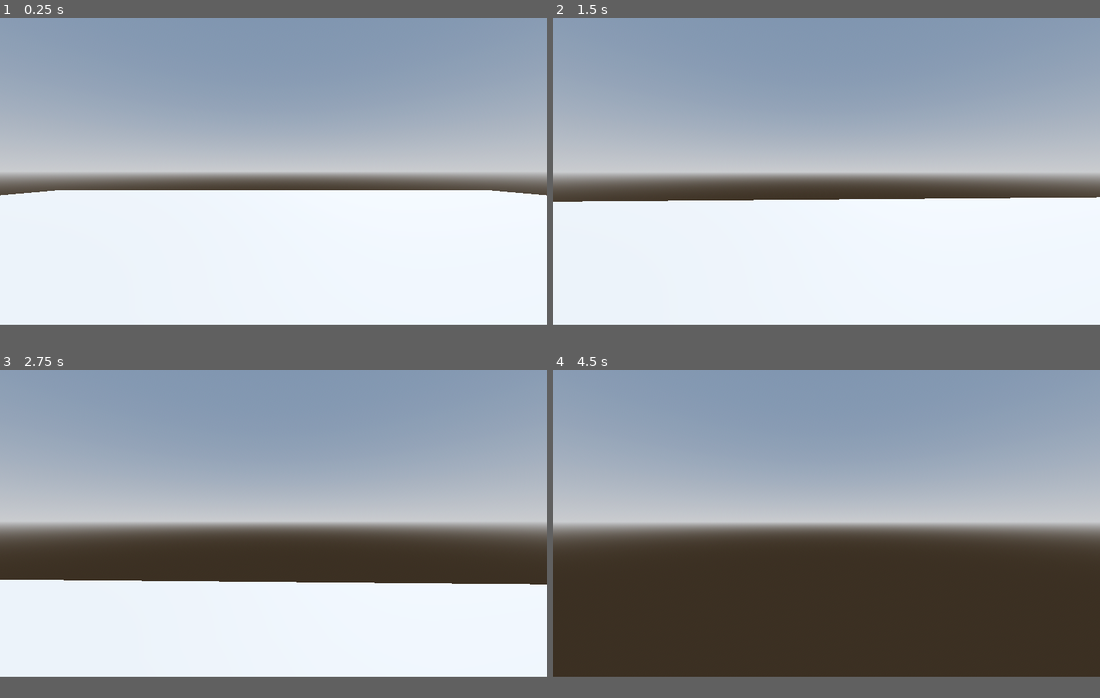
Above: before the commit, frames 1-4 (two rows, left to right).
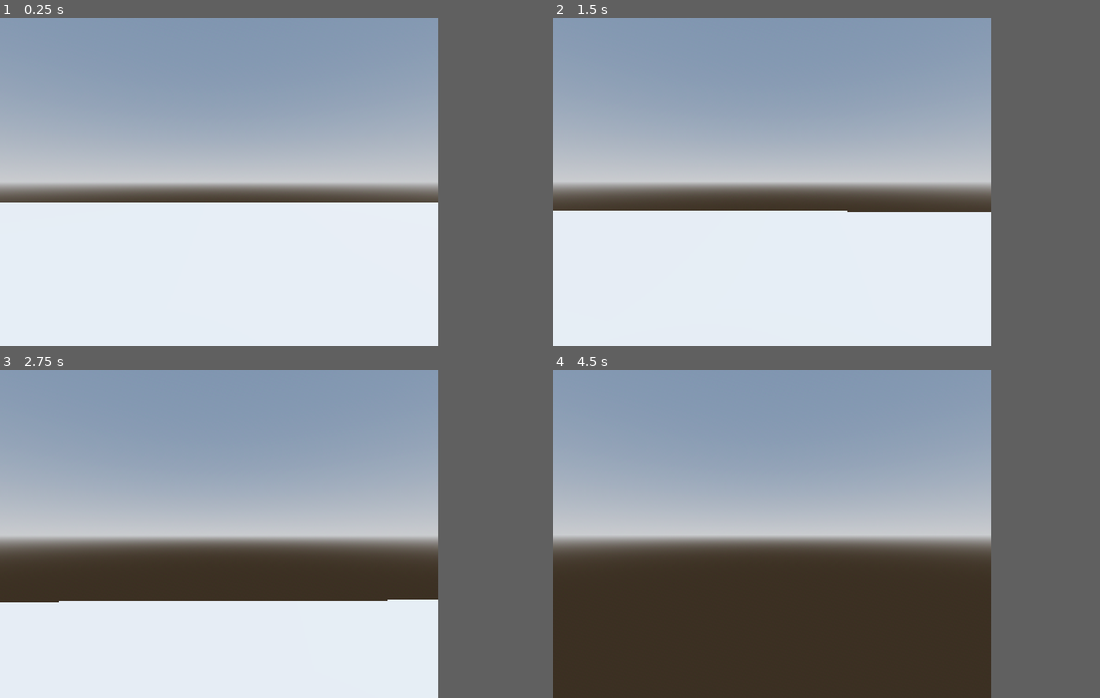
Above: after the commit, the same moments.

Repository: deepdass/horrorgame
Game: Godot game, scene res://Maps/Prototype.tscn
Same seed, same stepped clock (60 frames per second), same inputs: the game is played once before the commit and once after it.
Inputs (mouse positions are in pixels of both pictures, inside the frame that each line leads up to):
- Up to frame 1 (0.25 s): no input
- Up to frame 2 (1.5 s): tap Enter at 0.5 s; move the mouse to (853, 168) at 0.52 s; hold Shift (Sprint) 0.53-1.28 s; hold W (Forward) from 0.53 s (still down); tap Space (Jump) at 0.77, 1.25 s; move the mouse to (799, 172) at 1.27 s; tap Alt at 1.35 s
- Up to frame 3 (2.75 s): keep holding W (Forward); tap Space (Jump) at 1.52 s; tap Enter at 2 s; move the mouse to (284, 517) at 2.02 s; hold Shift (Sprint) from 2.03 s (still down)
- Up to frame 4 (4.5 s): keep holding W (Forward); move the mouse to (821, 527) at 2.77 s; release Shift (Sprint) at 2.78 s; tap Alt at 2.85, 4.35 s; tap Space (Jump) at 3.02, 3.77, 4.25 s; move the mouse to (864, 527) at 3.52 s; hold Shift (Sprint) 3.53-4.28 s; move the mouse to (782, 520) at 4.27 s
In our replay, the window is 799x449 before the commit and 640x480 after it. These sizes can differ from the game's own. Grey fills any space a smaller window leaves; there, only what the larger window draws over its background counts as a difference.

The runs differ from the first frame. In frame 1, 18% of the frame differs, in the area x 0-100%, y 0-57%; in frame 2, 19%; in frame 3, 25%, in the area x 0-100%, y 0-71%; in frame 4, 17%.

Commit message:
project setup

Diff:
--- a/Maps/Prototype.tscn
+++ b/Maps/Prototype.tscn
@@ -1,7 +1,10 @@
-[gd_scene load_steps=10 format=3 uid="uid://brc27vrw3vk6w"]
+[gd_scene load_steps=14 format=3 uid="uid://brc27vrw3vk6w"]
 
 [ext_resource type="Script" uid="uid://4g5aftkmv1ur" path="res://Scripts/player_movement.gd" id="1_dntxa"]
 [ext_resource type="Script" uid="uid://bhgekrt0ekwsg" path="res://Scripts/Player_camerarig.gd" id="2_nrr81"]
+[ext_resource type="PackedScene" uid="uid://0mgja4bkltcp" path="res://assets/3D/pyramid-head/source/Pyramid Head - Silent Hill 2.fbx" id="3_id74n"]
+[ext_resource type="Texture2D" uid="uid://dcnqtvue7y7o2" path="res://assets/3D/human/textures/DiffuseMap.png" id="4_ageuk"]
+[ext_resource type="ArrayMesh" uid="uid://bh658wc82a6me" path="res://assets/3D/human/source/Character.obj" id="5_hgj1k"]
 
 [sub_resource type="BoxMesh" id="BoxMesh_nrr81"]
 
@@ -26,12 +29,15 @@
 tonemap_mode = 2
 glow_enabled = true
 
+[sub_resource type="StandardMaterial3D" id="StandardMaterial3D_yi55j"]
+albedo_texture = ExtResource("4_ageuk")
+
 [node name="world" type="Node3D"]
 
 [node name="env" type="Node3D" parent="."]
 
 [node name="floor" type="CSGMesh3D" parent="env"]
-transform = Transform3D(43.790726, 0, 0, 0, 0.041186154, 0, 0, 0, 40.362144, 0, 0, 0)
+transform = Transform3D(43.790726, 0, 0, 0, 0.041186154, 0, 0, 0, 40.362144, 0.0010323524, 0.013698101, 0.0047955513)
 mesh = SubResource("BoxMesh_nrr81")
 
 [node name="StaticBody3D" type="StaticBody3D" parent="env/floor"]
@@ -67,3 +73,11 @@
 
 [node name="WorldEnvironment" type="WorldEnvironment" parent="lighting"]
 environment = SubResource("Environment_wwxpv")
+
+[node name="Pyramid Head - Silent Hill 2" parent="." instance=ExtResource("3_id74n")]
+transform = Transform3D(-1.4488888, 0, -0.38822845, 0, 1.5, 0, 0.38822845, 0, -1.4488888, 3.8973036, 0, -0.35728812)
+
+[node name="Character" type="MeshInstance3D" parent="."]
+transform = Transform3D(-0.2588191, 0, -0.96592575, 0, 1, 0, 0.96592575, 0, -0.2588191, 5.3891106, 0.020593079, -1.5618207)
+material_override = SubResource("StandardMaterial3D_yi55j")
+mesh = ExtResource("5_hgj1k")
--- a/Scripts/Player_camerarig.gd
+++ b/Scripts/Player_camerarig.gd
@@ -1,13 +1,13 @@
 extends Node3D
 
 
-var Sensitivity = .001
+var Sensitivity = .0017
 
 @onready var camera_3d: Camera3D = $Camera3D
 
 func _unhandled_input(event: InputEvent) -> void:
 	if event is InputEventMouseMotion:
-		self.rotate_y(event.relative.x * Sensitivity)
-		camera_3d.rotate_x(event.relative.y * Sensitivity)
+		self.rotate_y(event.relative.x * -Sensitivity)
+		camera_3d.rotate_x(event.relative.y * -Sensitivity)
 
 		camera_3d.rotation.x = clamp(camera_3d.rotation.x, deg_to_rad(-60), deg_to_rad(90))
--- a/project.godot
+++ b/project.godot
@@ -14,6 +14,13 @@
 run/main_scene="uid://brc27vrw3vk6w"
 config/features=PackedStringArray("4.5", "Forward Plus")
 config/icon="res://icon.svg"
+
+[display]
+
+window/size/viewport_width=320
+window/size/viewport_height=240
+window/size/mode=2
+window/stretch/mode="viewport"
 
 [editor_plugins]
 
@@ -51,3 +58,8 @@
 "events": [Object(InputEventKey,"resource_local_to_scene":false,"resource_name":"","device":-1,"window_id":0,"alt_press …(195 unchanged characters)…
 ]
 }
+
+[rendering]
+
+textures/canvas_textures/default_texture_filter=0
+shading/overrides/force_vertex_shading=true
Not shown, added: assets/3D/human/source/Character.obj
Not shown, added: assets/3D/human/source/Character.obj.import
Binary file added: assets/3D/human/textures/DiffuseMap.png
Not shown, added: assets/3D/human/textures/DiffuseMap.png.import
Binary file added: assets/3D/pyramid-head/source/Pyramid Head - Silent Hill 2.fbx
Not shown, added: assets/3D/pyramid-head/source/Pyramid Head - Silent Hill 2.fbx.import
Binary file added: assets/3D/pyramid-head/textures/pyramide_arm_d.png
Not shown, added: assets/3D/pyramid-head/textures/pyramide_arm_d.png.import
Binary file added: assets/3D/pyramid-head/textures/pyramide_body_d.png
Not shown, added: assets/3D/pyramid-head/textures/pyramide_body_d.png.import
Binary file added: assets/3D/pyramid-head/textures/pyramide_head_d.png
Not shown, added: assets/3D/pyramid-head/textures/pyramide_head_d.png.import
